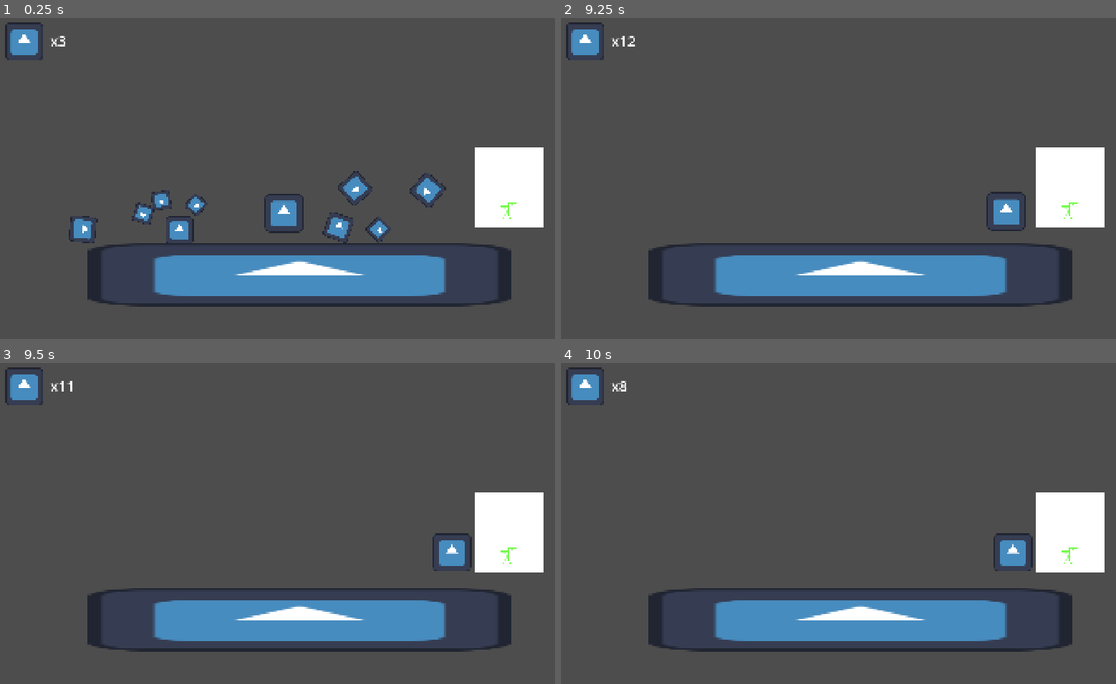
Above: before the commit, frames 1-4 (two rows, left to right).
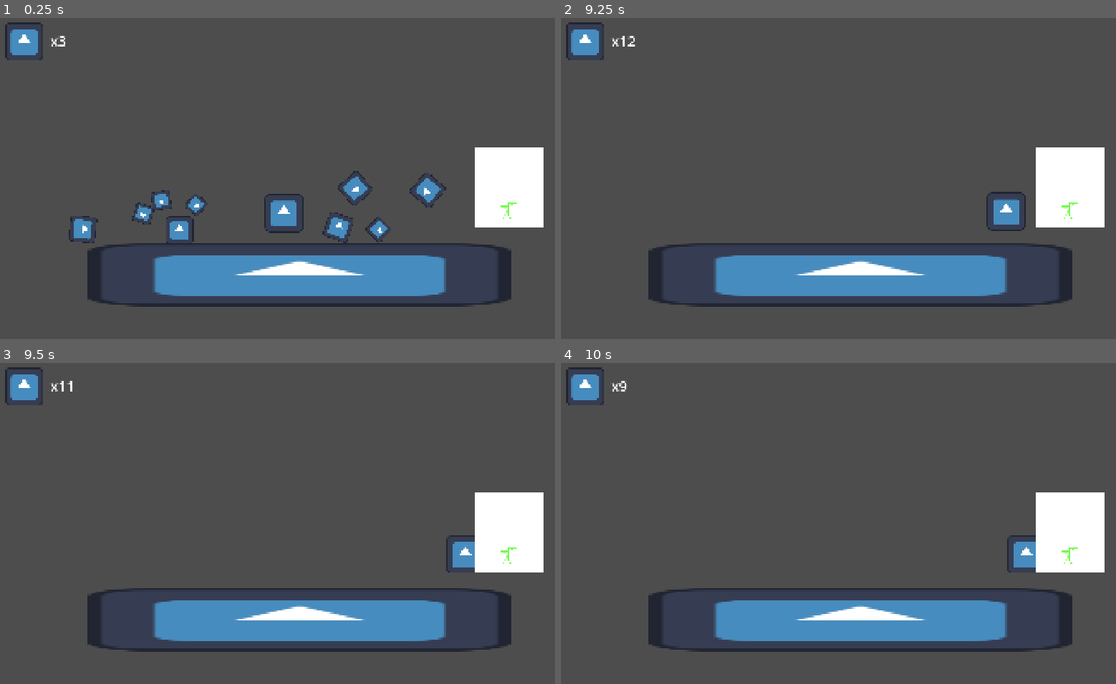
Above: after the commit, the same moments.

Repository: Goodman599/UWGameDevClubFall2026Jam
Game: Godot game, scene res://main.tscn
Same seed, same stepped clock (60 frames per second), same inputs: the game is played once before the commit and once after it. The engine's default icon, where the game draws it, is replaced by a stand-in: a white triangle on a blue panel in a dark square.
Inputs:
- Up to frame 1 (0.25 s): no input
- Up to frame 2 (9.25 s): hold D (right) 0.53-2.03 s; tap K (create_bomb) every 1.5 s from 0.6 to 8.1 s; tap Space (jump) at 0.77, 1.52, 3.02, 3.77, 4.52, 6.02, 6.77, 7.52, 9.02 s; tap J (create_platform) every 1.5 s from 1.35 to 8.85 s; hold A (left) 2.03-2.78 s; hold D (right) 2.78-4.28 s; hold A (left) 4.28-5.03 s; hold D (right) 5.03-5.78 s; hold A (left) 5.78-7.28 s; hold D (right) from 7.28 s (still down)
- Up to frame 3 (9.5 s): keep holding D (right)
- Up to frame 4 (10 s): release D (right) at 9.53 s; hold A (left) from 9.53 s (still down); tap K (create_bomb) at 9.6 s; tap Space (jump) at 9.77 s

Frames 1-2 are identical in both runs. In frame 3, 0.5% of the frame differs, in the area x 77-86%, y 53-66%; in frame 4, 0.5%, in the area x 10-86%, y 5-66%.

Commit message:
time slow is ended when touching tree

Diff:
--- a/game_objects/tree_files/tree.gd
+++ b/game_objects/tree_files/tree.gd
@@ -17,12 +17,13 @@
 
 func _process(delta: float) -> void:
 	if player_touching and grow_cooldown <= 0 and enabled:
-		if GameManager.scrap <= 1:
+		TimeStop.resume_time(true)
+		if GameManager.scrap <= 1: # deposit process finished
 			player_node.set_physics_process(true)
 			if perfect_score_threshold <= score:
 				$AnimatedSprite2D.play("blossoming_tree")
-		else:
-			player_node.set_physics_process(false)
+		else: # depositing scrap
+			player_node.set_physics_process(false) # player can't leave the tree during the process
 			GameManager.remove_scrap_resource(1)
 			score += 1
 			grow_cooldown += 1 / GROW_RATE
--- a/game_objects/tree_files/tree.tscn
+++ b/game_objects/tree_files/tree.tscn
@@ -33,7 +33,7 @@
 }]
 
 [sub_resource type="RectangleShape2D" id="RectangleShape2D_7yv6r"]
-size = Vector2(274, 278.25)
+size = Vector2(190, 43.625)
 
 [node name="Tree" type="Node2D" unique_id=1674240212]
 script = ExtResource("1_xbhje")
@@ -47,7 +47,7 @@
 collision_mask = 2
 
 [node name="CollisionShape2D" type="CollisionShape2D" parent="Area2D" unique_id=1436547889]
-position = Vector2(-2, -1.875)
+position = Vector2(-1, 115.8125)
 shape = SubResource("RectangleShape2D_7yv6r")
 
 [connection signal="tree_entered" from="." to="." method="_on_tree_entered"]
